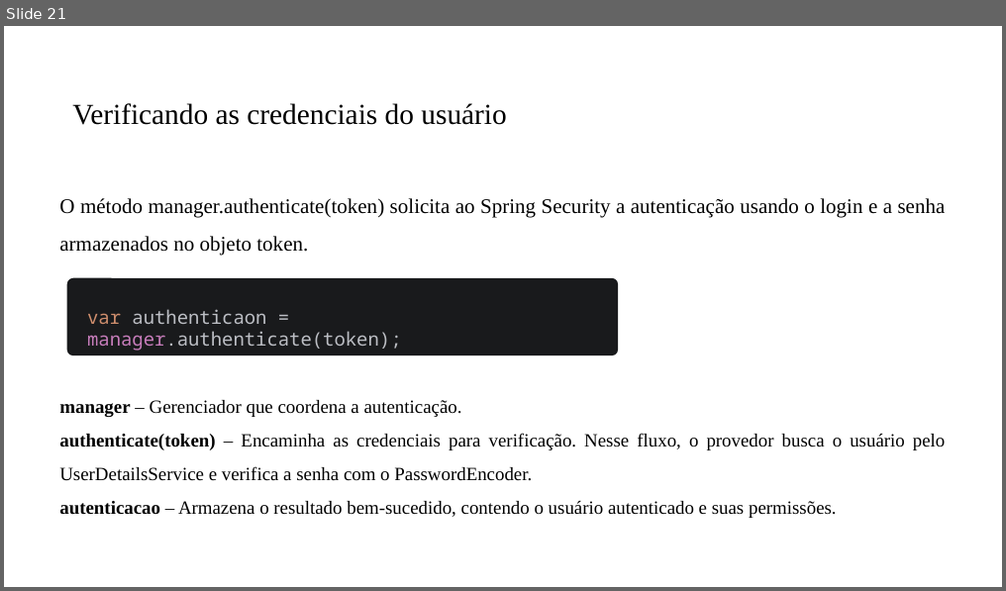
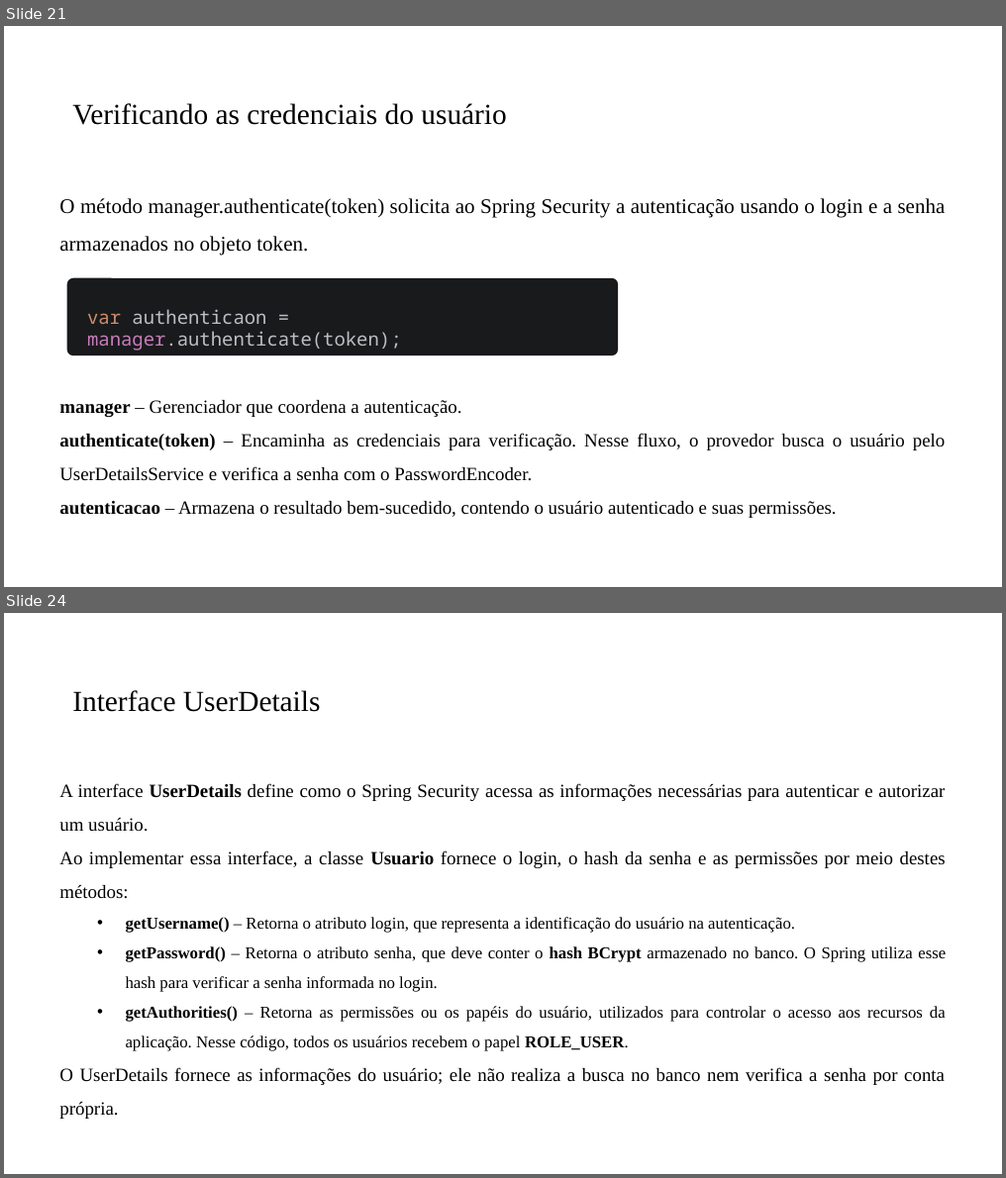
Before and after one commit to PedroMiho/UMC, a slide deck: engenharia-software/software-corporativo/boas-praticas/aula-06-spring-security/spring-security.pptx. Shown one above the other, each under a label of ours: slide 21 before the commit, slides 21 and 24 after it; the slides between them are not shown. The pictures are 1006x591 and 1006x1178 pixels, drawn with LibreOffice and Linux fonts; fonts in the diff are those of the drawing; background and template pictures are left out. Boxes give left, top, right and bottom in pixels: in the first picture for what was removed or moved away, otherwise in the second. Text is boxed around its words. In the diff, an @@ line names an element or a change of style, - is before the commit and + after.

```diff
--- a/engenharia-software/software-corporativo/boas-praticas/aula-06-spring-security/spring-security.pptx
+++ b/engenharia-software/software-corporativo/boas-praticas/aula-06-spring-security/spring-security.pptx
@@ slide 24 added at (4,613,1002,1174), background #FFFFFF @@
@@ title added at (72,690,321,712), 28 pt, text #000000 @@
+Interface UserDetails
@@ text added at (59,783,945,1119), 16 pt, text #000000 @@
+A interface UserDetails define como o Spring Security acessa as informações necessárias para autenticar e autorizar um usuário.
+Ao implementar essa interface, a classe Usuario fornece o login, o hash da senha e as permissões por meio destes métodos:
+  • getUsername() – Retorna o atributo login, que representa a identificação do usuário na autenticação.
+  • getPassword() – Retorna o atributo senha, que deve conter o hash BCrypt armazenado no banco. O Spring utiliza esse hash para verificar a senha informada no login.
+  • getAuthorities() – Retorna as permissões ou os papéis do usuário, utilizados para controlar o acesso aos recursos da aplicação. Nesse código, todos os usuários recebem o papel ROLE_USER.
+O UserDetails fornece as informações do usuário; ele não realiza a busca no banco nem verifica a senha por conta própria.
```
Also in this commit, not shown: 3 slides changed, 2 other slides added, 1 slide removed, 1 other file.
